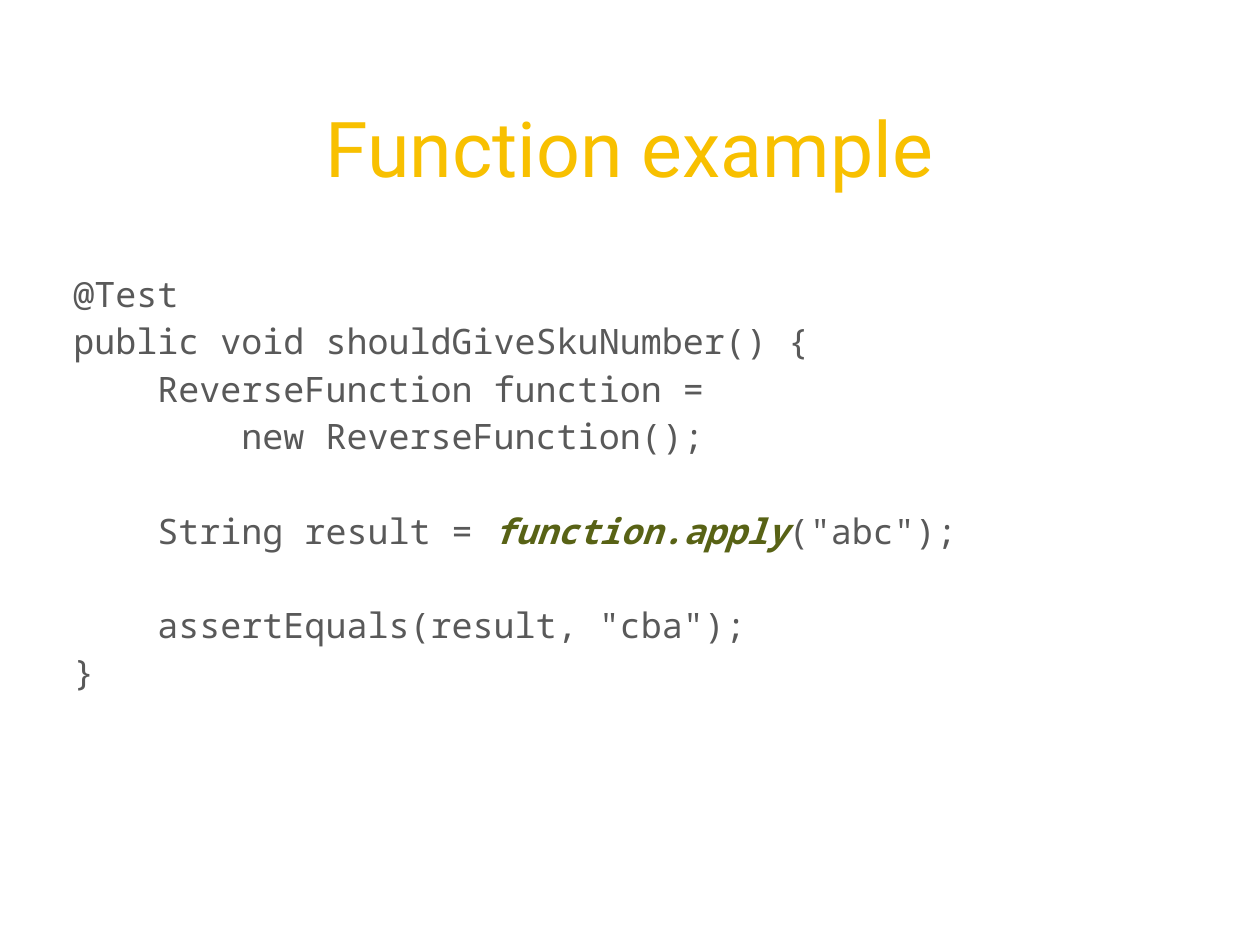
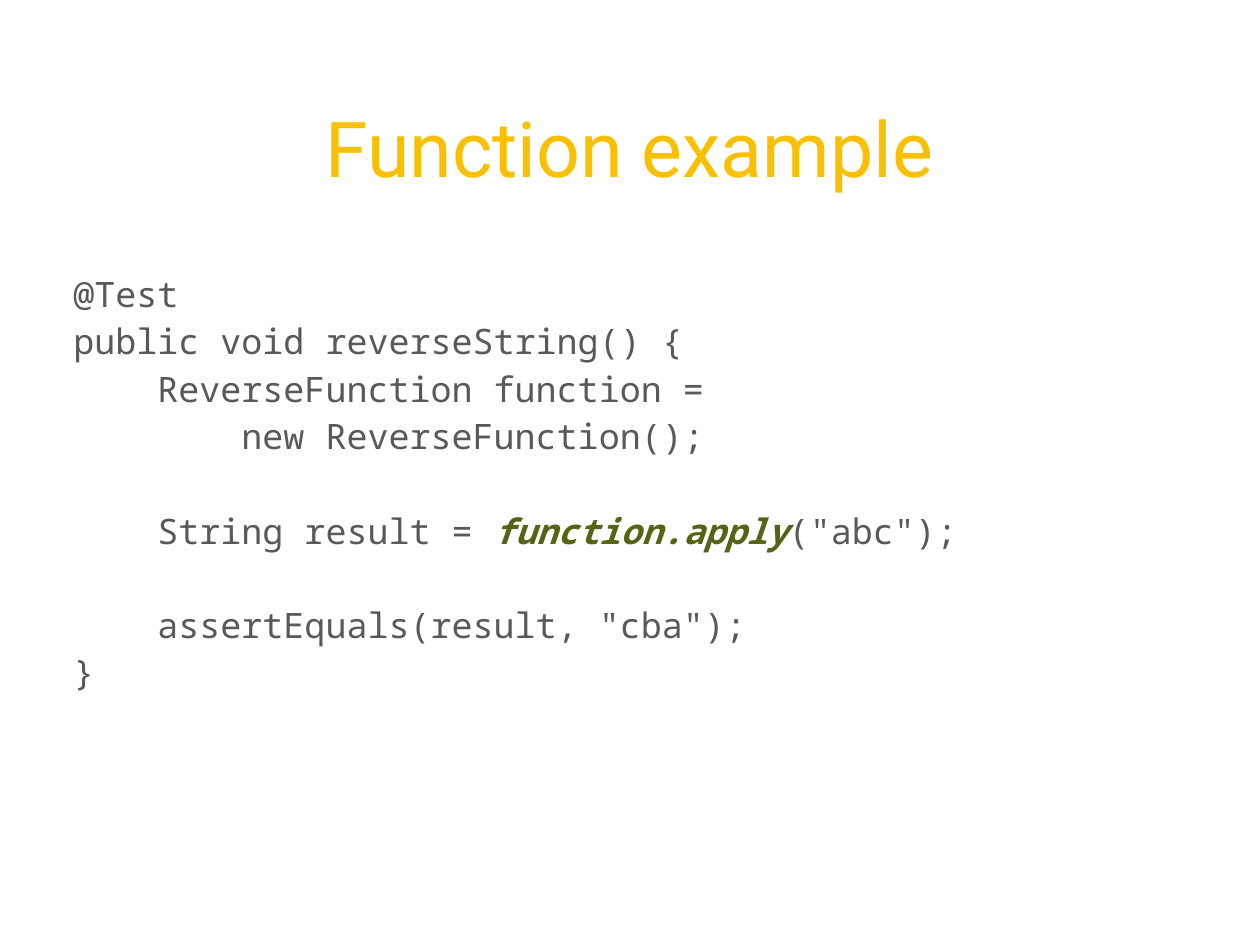
Before and after one commit to twoqubed/JavaMUG-Guava, a slide deck: slide 37 of JavaMUG - Guava.pptx (slide 43 before the commit). Drawn at 1260x945 pixels with LibreOffice and Linux fonts; fonts in the diff are those of the drawing; background and template pictures are left out. Boxes give left, top, right and bottom in pixels: in the first picture for what was removed or moved away, otherwise in the second. Text is boxed around its words. In the diff, an @@ line names an element or a change of style, - is before the commit and + after.

Commit message:
Polishing slides and examples.

```diff
--- a/JavaMUG - Guava.pptx
+++ b/JavaMUG - Guava.pptx
@@ text at [73,327,641,363]: text changed @@
-public void shouldGiveSkuNumber() {
+public void reverseString() {
```
Also in this commit, not shown: 18 other slides changed, 5 slides added, 6 slides removed, 9 other files.
